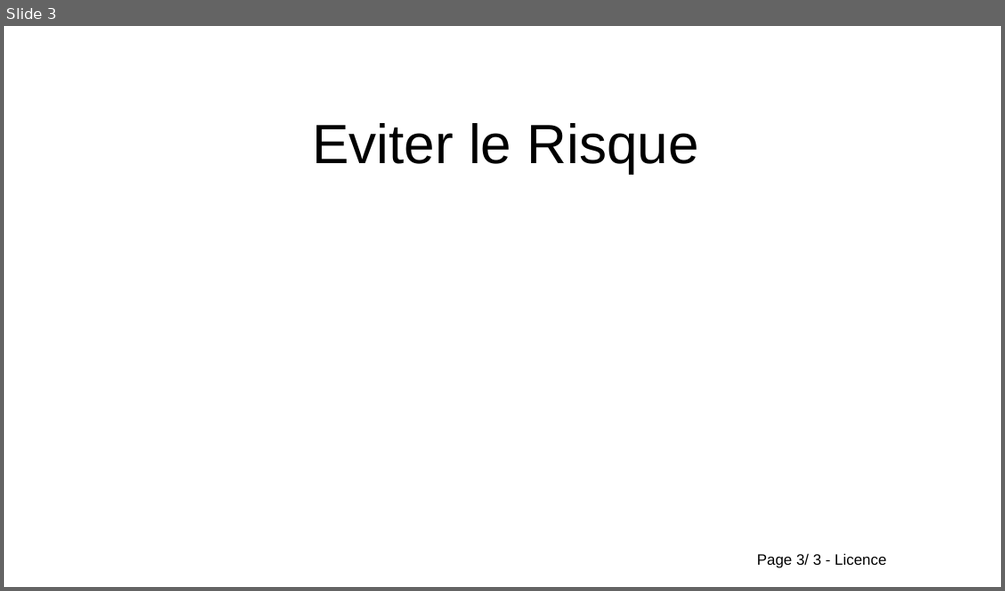
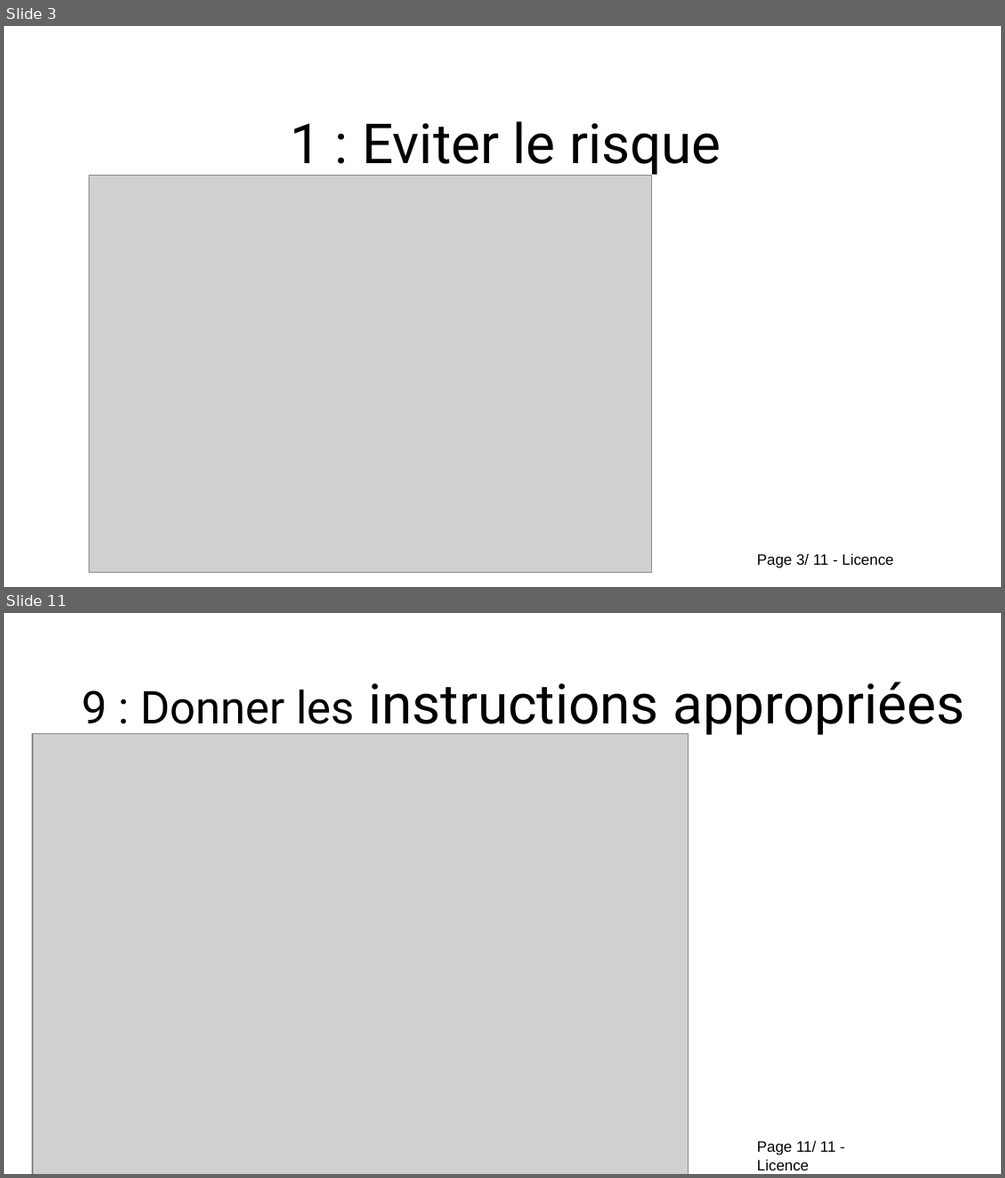
Before and after one commit to Evarisk/bibliotheque-media-risque, a slide deck: causerie/prevention/causerie_9_principes_prevention.odp. Shown one above the other, each under a label of ours: slide 3 before the commit, slides 3 and 11 after it; the slides between them are not shown. The pictures are 1005x591 and 1005x1178 pixels, drawn with LibreOffice and Linux fonts; fonts in the diff are those of the drawing; grey boxes stand for pictures; background and template pictures are left out. Boxes give left, top, right and bottom in pixels: in the first picture for what was removed or moved away, otherwise in the second. Text is boxed around its words. In the diff, an @@ line names an element or a change of style, - is before the commit and + after.

```diff
--- a/causerie/prevention/causerie_9_principes_prevention.odp
+++ b/causerie/prevention/causerie_9_principes_prevention.odp
@@ slide 11 added at [4,613,1001,1174], background #FFFFFF; not listed: 1 template element that a slide beside it also shows @@
@@ title added at [81,682,964,792], 44 pt, text #000000 @@
+9 : Donner les instructions appropriées aux salariés
@@ picture added at [32,734,688,1174] @@
@@ slide 3 changed as well @@
@@ title at [291,121,721,177]: text changed; font Arial to Roboto @@
-Eviter le Risque
+1 : Eviter le risque
@@ picture added at [89,176,652,572] @@
@@ text at [757,553,893,568]: text changed @@
-Page 3/ 3 - Licence
+Page 3/ 11 - Licence
```
Also in this commit, not shown: 1 other slide changed, 8 other slides added, 1 slide removed.
